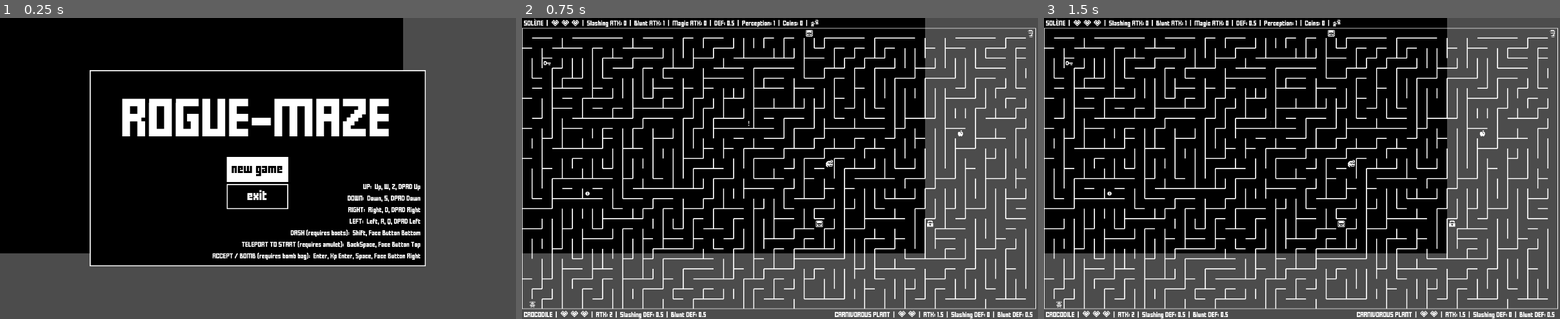
Above: before the commit, frames 1-3 (left to right).
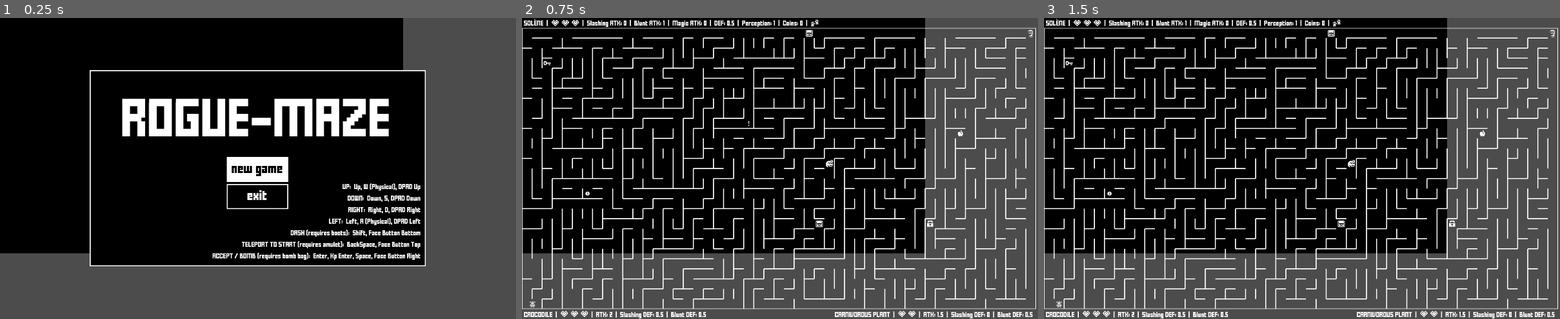
Above: after the commit, the same moments.

Repository: jGonzalezFernandez/rogue-maze
Game: Godot game, scene res://main/main.tscn
The game is run twice, just before and just after one commit, with the same random seed, the same clock (stepped at 60 frames per second) and the same inputs.
Inputs (mouse positions are in pixels of both pictures, inside the frame that each line leads up to):
- Up to frame 1 (0.25 s): no input
- Up to frame 2 (0.75 s): tap Enter (bomb) at 0.5 s; move the mouse to (893, 153) at 0.52 s; hold Right (ui_right) from 0.53 s (still down); hold Enter (bomb) from 0.53 s (still down); click (893, 153) at 0.67 s
- Up to frame 3 (1.5 s): tap Space at 1.25 s; move the mouse to (1198, 183) at 1.27 s; release Right (ui_right) at 1.28 s; release Enter (bomb) at 1.28 s; hold Down (ui_down) from 1.28 s (still down); tap Shift (dash) at 1.35 s

The runs differ from the first frame. In frame 1, 0.3% of the frame differs, in the area x 63-77%, y 54-69%; in frame 2, nothing differs; in frame 3, nothing differs.

Commit message:
Full screen functionality when pressing Alt + Enter

Diff:
--- a/main/main.gd
+++ b/main/main.gd
@@ -73,6 +73,11 @@
 var second_events: Array
 var third_events: Array
 var fourth_events: Array
+
+func _input(_event):
+	if Input.is_action_just_pressed("toggle_fullscreen"):
+		OS.window_fullscreen = !OS.window_fullscreen
+		get_tree().set_input_as_handled() # To prevent Alt + Enter from also executing the actions associated to Enter
 
 func _ready() -> void:
 	randomize()
--- a/project.godot
+++ b/project.godot
@@ -469,8 +469,7 @@
 ui_left={
 "deadzone": 0.5,
 "events": [ Object(InputEventKey,"resource_local_to_scene":false,"resource_name":"","device":0,"alt":false,"shift":false,"control":false,"meta":false,"command":false,"pressed":false,"scancode":16777231,"physical_scancode":0,"unicode":0,"echo":false,"script":null)
-, Object(InputEventKey,"resource_local_to_scene":false,"resource_name":"","device":0,"alt":false,"shift":false,"control":false,"meta":false,"command":false,"pressed":false,"scancode":65,"physical_scancode":0,"unicode":0,"echo":false,"script":null)
-, Object(InputEventKey,"resource_local_to_scene":false,"resource_name":"","device":0,"alt":false,"shift":false,"control":false,"meta":false,"command":false,"pressed":false,"scancode":81,"physical_scancode":0,"unicode":0,"echo":false,"script":null)
+, Object(InputEventKey,"resource_local_to_scene":false,"resource_name":"","device":0,"alt":false,"shift":false,"control":false,"meta":false,"command":false,"pressed":false,"scancode":0,"physical_scancode":65,"unicode":0,"echo":false,"script":null)
 , Object(InputEventJoypadButton,"resource_local_to_scene":false,"resource_name":"","device":0,"button_index":14,"pressure":0.0,"pressed":false,"script":null)
  ]
 }
@@ -484,8 +483,7 @@
 ui_up={
 "deadzone": 0.5,
 "events": [ Object(InputEventKey,"resource_local_to_scene":false,"resource_name":"","device":0,"alt":false,"shift":false,"control":false,"meta":false,"command":false,"pressed":false,"scancode":16777232,"physical_scancode":0,"unicode":0,"echo":false,"script":null)
-, Object(InputEventKey,"resource_local_to_scene":false,"resource_name":"","device":0,"alt":false,"shift":false,"control":false,"meta":false,"command":false,"pressed":false,"scancode":87,"physical_scancode":0,"unicode":0,"echo":false,"script":null)
-, Object(InputEventKey,"resource_local_to_scene":false,"resource_name":"","device":0,"alt":false,"shift":false,"control":false,"meta":false,"command":false,"pressed":false,"scancode":90,"physical_scancode":0,"unicode":0,"echo":false,"script":null)
+, Object(InputEventKey,"resource_local_to_scene":false,"resource_name":"","device":0,"alt":false,"shift":false,"control":false,"meta":false,"command":false,"pressed":false,"scancode":0,"physical_scancode":87,"unicode":0,"echo":false,"script":null)
 , Object(InputEventJoypadButton,"resource_local_to_scene":false,"resource_name":"","device":0,"button_index":12,"pressure":0.0,"pressed":false,"script":null)
  ]
 }
@@ -523,6 +521,11 @@
 , Object(InputEventJoypadButton,"resource_local_to_scene":false,"resource_name":"","device":0,"button_index":10,"pressure":0.0,"pressed":false,"script":null)
  ]
 }
+toggle_fullscreen={
+"deadzone": 0.5,
+"events": [ Object(InputEventKey,"resource_local_to_scene":false,"resource_name":"","device":0,"alt":true,"shift":false,"control":false,"meta":false,"command":false,"pressed":false,"scancode":16777221,"physical_scancode":0,"unicode":0,"echo":false,"script":null)
+ ]
+}
 
 [rendering]
 
